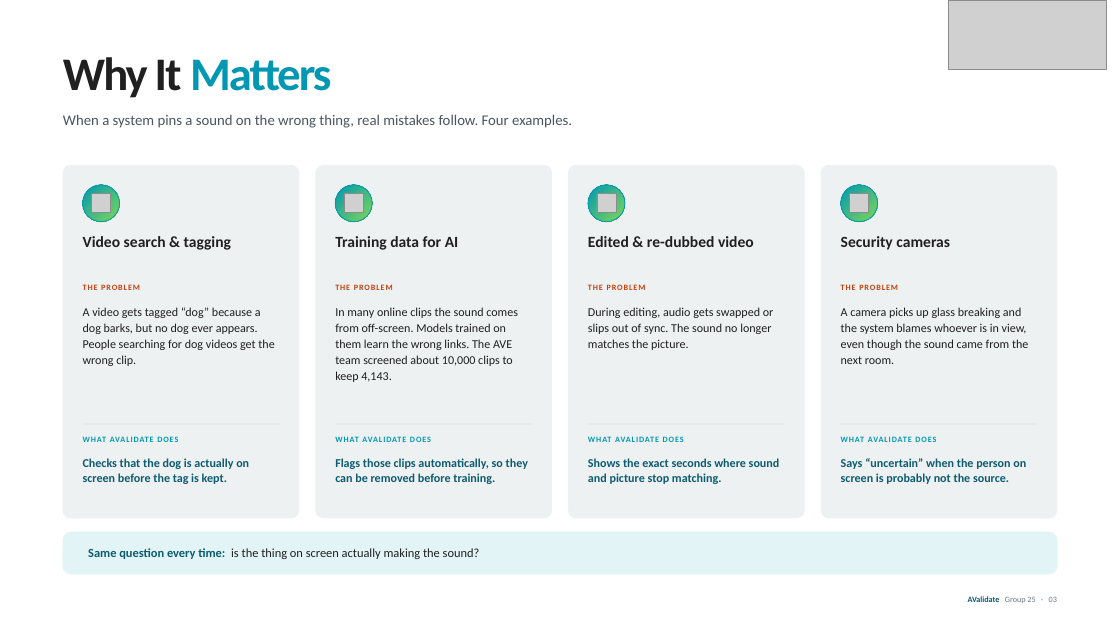
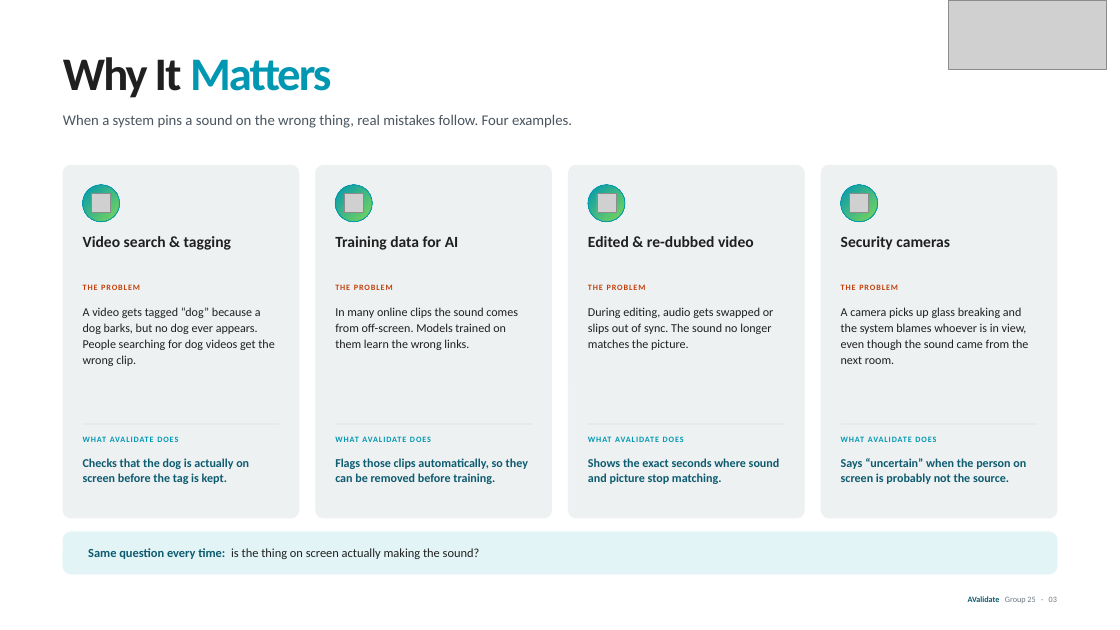
Before and after one commit to NUS-AIS-GCs/Audio-Video-Confidence, a slide deck: slide 3 of Presentations/Group 25 - AValidate - First Presentation V3.pptx. Drawn at 1120x630 pixels with LibreOffice and Linux fonts; fonts in the diff are those of the drawing; grey boxes stand for pictures. Boxes give left, top, right and bottom in pixels: in the first picture for what was removed or moved away, otherwise in the second. Text is boxed around its words. In the diff, an @@ line names an element or a change of style, - is before the commit and + after.

```diff
--- a/Presentations/Group 25 - AValidate - First Presentation V3.pptx
+++ b/Presentations/Group 25 - AValidate - First Presentation V3.pptx
@@ text at (335, 307, 518, 350): text changed @@
-In many online clips the sound comes from off-screen. Models trained on them learn the wrong links. The AVE team screened about 10,000 clips to keep 4,143.
+In many online clips the sound comes from off-screen. Models trained on them learn the wrong links.
```
Also in this commit, not shown: 3 other slides changed, 1 other file.
